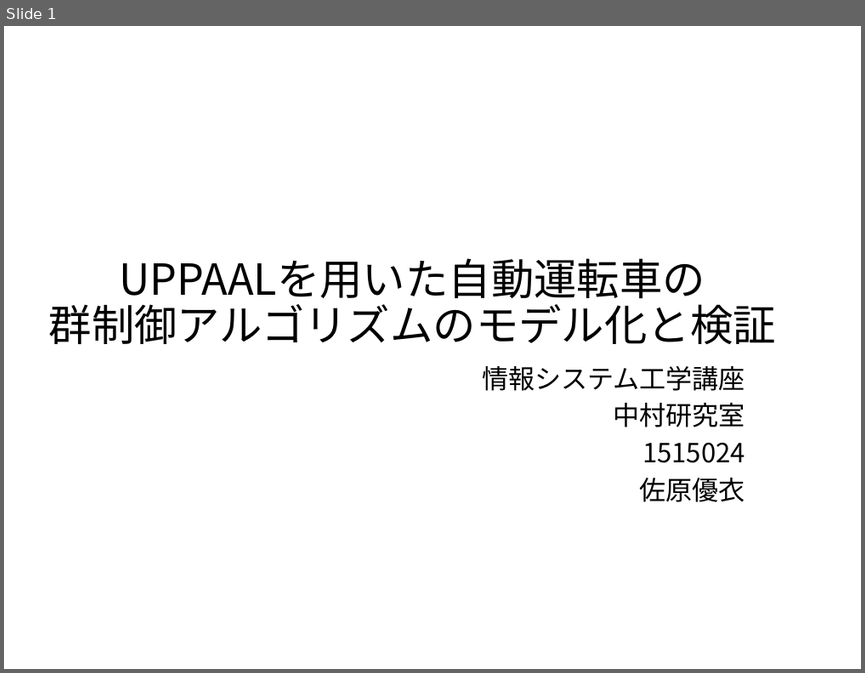
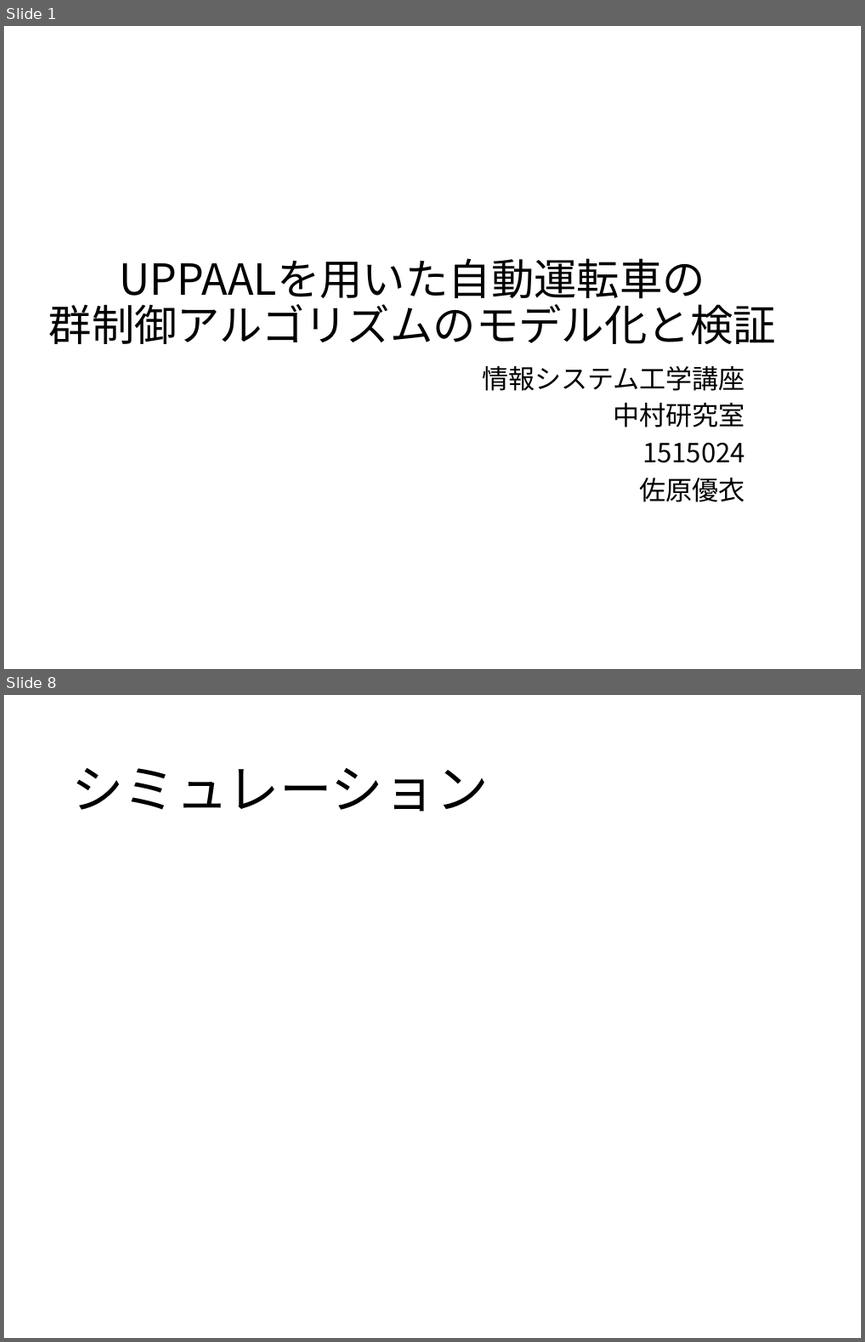
Before and after one commit to Sahara62/graduateResearch, a slide deck: GraduateSlide.pptx. Shown one above the other, each under a label of ours: slide 1 before the commit, slides 1 and 8 after it; the slides between them are not shown. The pictures are 865x673 and 865x1342 pixels, drawn with LibreOffice and Linux fonts; fonts in the diff are those of the drawing. Boxes give left, top, right and bottom in pixels: in the first picture for what was removed or moved away, otherwise in the second. Text is boxed around its words. In the diff, an @@ line names an element or a change of style, - is before the commit and + after.

```diff
--- a/GraduateSlide.pptx
+++ b/GraduateSlide.pptx
@@ slide 8 added at box(4, 695, 861, 1338), background #FFFFFF @@
@@ title added at box(71, 768, 488, 811), 44 pt, text #000000 @@
+シミュレーション
```
Also in this commit, not shown: 6 slides changed, 3 other slides added, 1 slide removed, 3 other files.
